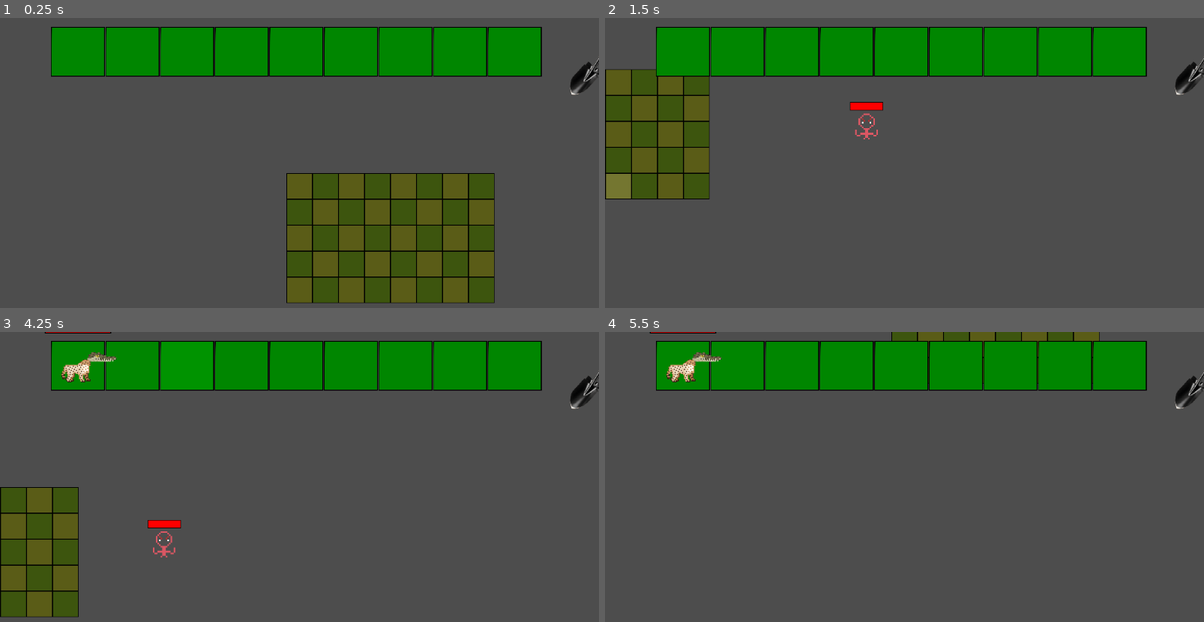
Above: before the commit, frames 1-4 (two rows, left to right).
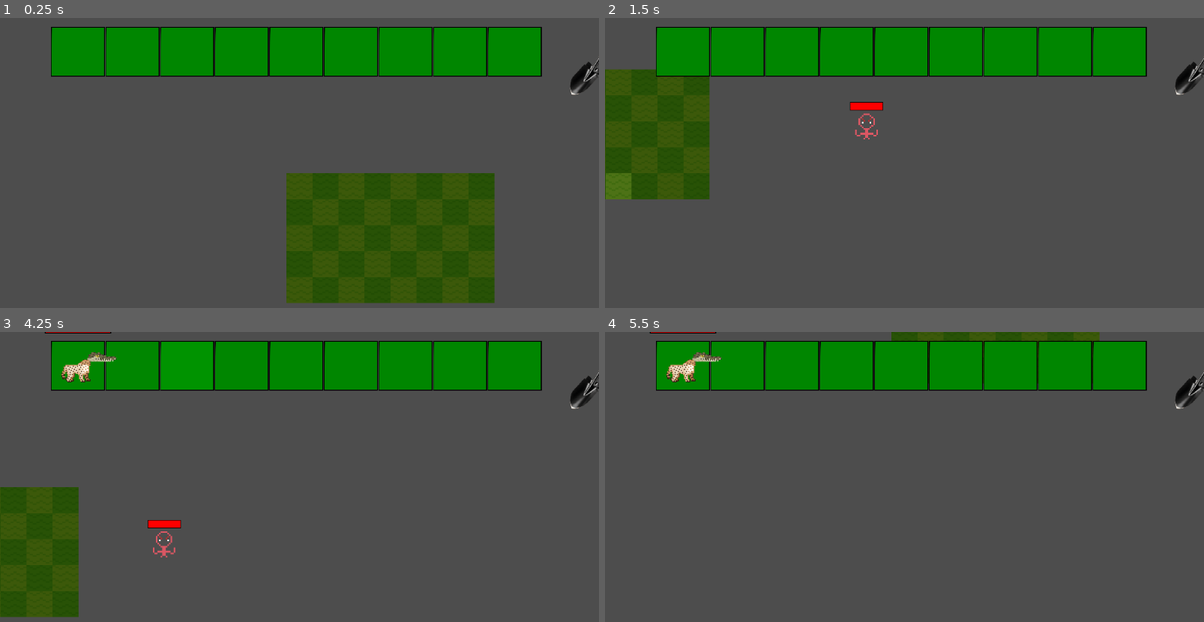
Above: after the commit, the same moments.

Repository: ClimbingWolf/Developing-Natural-Amalgams
Game: Godot game, scene res://main.tscn
Two runs of this game, one before a commit and one after it. Both use one fixed random seed, a clock stepped at 60 frames per second and the inputs below. The engine's default icon, where the game draws it, is replaced by a stand-in: a white triangle on a blue panel in a dark square.
Inputs (mouse positions are in pixels of both pictures, inside the frame that each line leads up to):
- Up to frame 1 (0.25 s): no input
- Up to frame 2 (1.5 s): tap Enter at 0.5 s; move the mouse to (904, 186) at 0.52 s; hold D (right) 0.53-1.28 s; click (904, 186) at 0.6 s; move the mouse to (616, 186) at 1.27 s; hold S (down) from 1.28 s (still down); click (616, 186) at 1.35 s
- Up to frame 3 (4.25 s): move the mouse to (77, 366) at 2.02 s; release S (down) at 2.03 s; hold D (right) 2.03-2.78 s; click (77, 366) at 2.1 s; tap Space at 2.75 s; move the mouse to (131, 366) at 2.77 s; hold W (up) 2.78-3.53 s; click (131, 366) at 2.85 s; tap Enter at 3.5 s; move the mouse to (185, 366) at 3.52 s; hold Left (left) from 3.53 s (still down); click (185, 366) at 3.6 s
- Up to frame 4 (5.5 s): move the mouse to (616, 500) at 4.27 s; click (616, 500) at 4.35 s; move the mouse to (880, 526) at 5.02 s; release Left (left) at 5.03 s; hold S (down) from 5.03 s (still down); click (880, 526) at 5.1 s

The runs differ from the first frame. In frame 1, 10% of the frame differs, in the area x 47-83%, y 53-99%; in frame 2, 5.0%; in frame 3, 3.7%; in frame 4, 0.7%.

Commit message:
sprite updates, bug fix

Diff:
--- a/Amalgam/Scenes/amalgam_body.tscn
+++ b/Amalgam/Scenes/amalgam_body.tscn
@@ -16,7 +16,7 @@
 "
 
 [sub_resource type="RectangleShape2D" id="RectangleShape2D_erbss"]
-size = Vector2(56, 48)
+size = Vector2(56, 12)
 
 [node name="Body" type="Node2D" unique_id=7729438]
 script = SubResource("GDScript_82goe")
--- a/Amalgam/Scenes/amalgam_head.tscn
+++ b/Amalgam/Scenes/amalgam_head.tscn
@@ -4,7 +4,7 @@
 [ext_resource type="Texture2D" uid="uid://ddr0uphlaa7nh" path="res://icon.svg" id="2_abl8o"]
 
 [sub_resource type="RectangleShape2D" id="RectangleShape2D_00d32"]
-size = Vector2(64.5, 7)
+size = Vector2(64.5, 5)
 
 [node name="Head" type="Node2D" unique_id=2124160809]
 script = ExtResource("1_uqs6y")
--- a/Amalgam/Scenes/cheetah_body.tscn
+++ b/Amalgam/Scenes/cheetah_body.tscn
@@ -4,7 +4,7 @@
 [ext_resource type="Texture2D" uid="uid://c0dtnsjpw7vbf" path="res://Amalgam/Sprites/cheetah.png" id="2_uurb8"]
 
 [sub_resource type="RectangleShape2D" id="RectangleShape2D_uurb8"]
-size = Vector2(56, 48)
+size = Vector2(33, 8)
 
 [node name="Body" type="Node2D" unique_id=7729438]
 script = ExtResource("1_uurb8")
@@ -18,5 +18,5 @@
 [node name="Area2D" type="Area2D" parent="." unique_id=707278485]
 
 [node name="CollisionShape2D" type="CollisionShape2D" parent="Area2D" unique_id=2075645251]
-position = Vector2(4, 16)
+position = Vector2(-0.5, 4)
 shape = SubResource("RectangleShape2D_uurb8")
--- a/Amalgam/Scenes/tardigrade_body.tscn
+++ b/Amalgam/Scenes/tardigrade_body.tscn
@@ -16,4 +16,4 @@
 position = Vector2(2, -2)
 
 [node name="CollisionShape2D" parent="Area2D" parent_id_path=PackedInt32Array(42570756) index="0" unique_id=114629965]
-position = Vector2(2, -2)
+position = Vector2(2, 0)
--- a/Amalgam/Scenes/wolf_head.tscn
+++ b/Amalgam/Scenes/wolf_head.tscn
@@ -4,7 +4,7 @@
 [ext_resource type="PackedScene" uid="uid://boyf1513a8s8m" path="res://Amalgam/Scenes/amalgam_head.tscn" id="1_a64p6"]
 [ext_resource type="Texture2D" uid="uid://byyf2d2ru3ndi" path="res://Amalgam/Sprites/wolf.png" id="3_iiihe"]
 
-[node name="Head" unique_id=2124160809 instance=ExtResource("1_a64p6")]
+[node name="Head2" unique_id=2124160809 instance=ExtResource("1_a64p6")]
 script = ExtResource("1_3fsil")
 attack = 5
 speed = 5.0
@@ -13,4 +13,4 @@
 texture = ExtResource("3_iiihe")
 
 [node name="CollisionShape2D" parent="AttackArea" parent_id_path=PackedInt32Array(1802048398) index="0" unique_id=1855626855]
-position = Vector2(41.75, 0)
+position = Vector2(41.75, 7.5)
--- a/Amalgam/Scripts/crocodile_head.gd
+++ b/Amalgam/Scripts/crocodile_head.gd
@@ -4,3 +4,7 @@
 func _ready() -> void:
 	super._ready()
 	pass
+
+
+func _process(delta: float) -> void:
+	super._process(delta);
--- a/fighting-ground/Tile/tile-prefab.tscn
+++ b/fighting-ground/Tile/tile-prefab.tscn
@@ -1,10 +1,10 @@
 [gd_scene format=3 uid="uid://dhnu15x43uipv"]
 
-[ext_resource type="Texture2D" uid="uid://kmkmyo6tddbf" path="res://fighting-ground/Tile/tile.png" id="1_1qk4j"]
+[ext_resource type="Texture2D" uid="uid://sppcmgwpyve7" path="res://fighting-ground/Tile/grass-tile-1.png" id="2_ax8bl"]
 [ext_resource type="Script" uid="uid://dna5ejhg28ivk" path="res://fighting-ground/Tile/tile_prefab.gd" id="2_vapgj"]
 
 [sub_resource type="RectangleShape2D" id="RectangleShape2D_vapgj"]
-size = Vector2(920, 909)
+size = Vector2(15, 14)
 
 [node name="TilePrefab" type="Node2D" unique_id=489921619]
 script = ExtResource("2_vapgj")
@@ -12,11 +12,11 @@
 [node name="Area2D" type="Area2D" parent="." unique_id=1703462034]
 
 [node name="CollisionShape2D" type="CollisionShape2D" parent="Area2D" unique_id=1075278904]
-position = Vector2(2, -6.5)
+position = Vector2(-0.5, 0)
 shape = SubResource("RectangleShape2D_vapgj")
 
 [node name="Sprite2D" type="Sprite2D" parent="." unique_id=499477630]
-texture = ExtResource("1_1qk4j")
+texture = ExtResource("2_ax8bl")
 
 [connection signal="mouse_entered" from="Area2D" to="." method="_on_area_2d_mouse_entered"]
 [connection signal="mouse_exited" from="Area2D" to="." method="_on_area_2d_mouse_exited"]
--- a/fighting-ground/Tile/tile_prefab.gd
+++ b/fighting-ground/Tile/tile_prefab.gd
@@ -2,10 +2,12 @@
 
 var hover = false
 
-@export var scale_on_tile: int = 20
+#THIS IS 20/58, IT BREAKS IF YOU BREAK THE SPRITE TILE SIZE DONT DO THAT PLEASE
+@export var scale_on_tile: float = 0.3448;
+
 
 func _ready():
-	var size = $Sprite2D.texture.get_size() * scale
+	var size = $Sprite2D.texture.get_size() * scale * $Sprite2D.scale
 
 func _on_area_2d_mouse_entered() -> void:
 	$Sprite2D.modulate += Color(0.1, 0.1, 0.1)
Binary file added: fighting-ground/Tile/grass-tile-1.png
Not shown, added: fighting-ground/Tile/grass-tile-1.png.import
